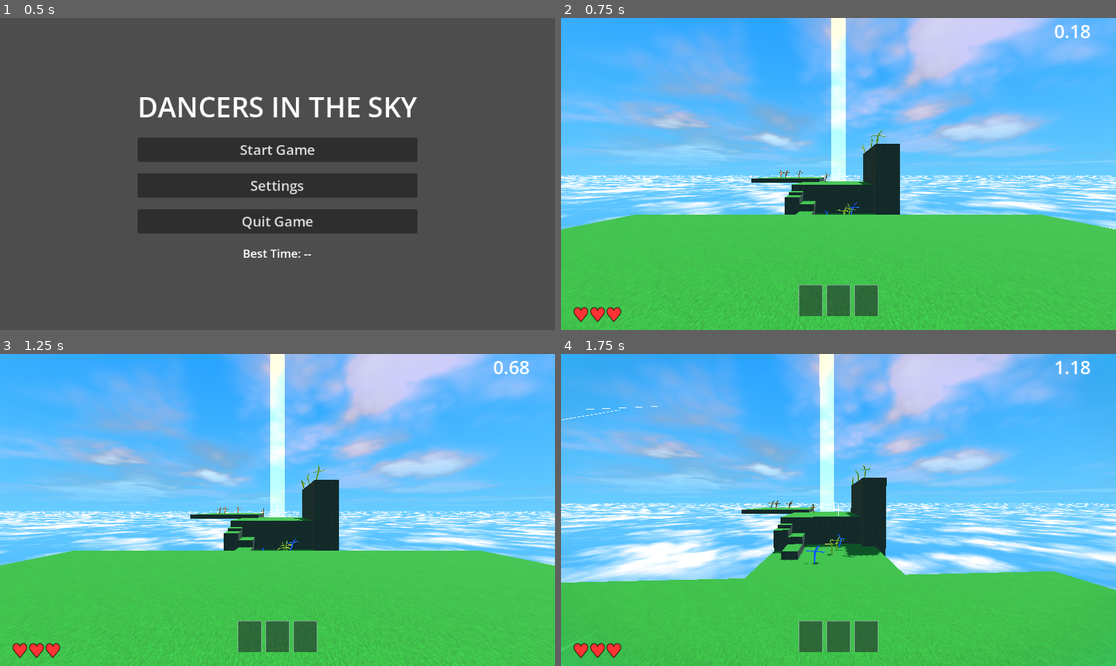
Above: before the commit, frames 1-4 (two rows, left to right).
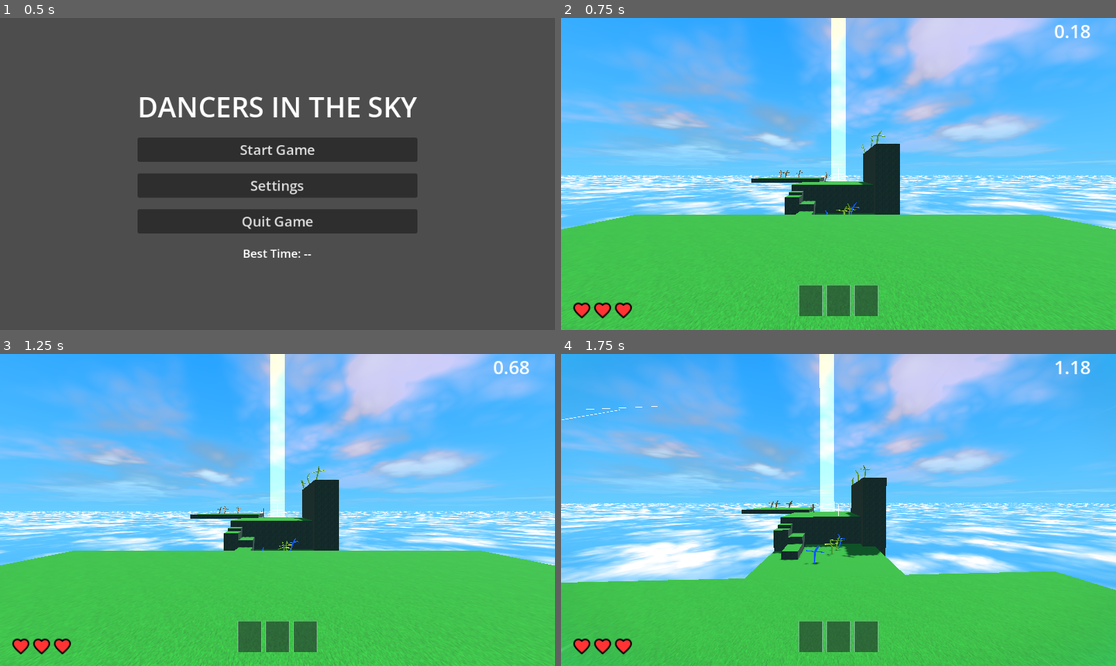
Above: after the commit, the same moments.

Repository: drekunia/tubeland
Game: Godot game, scene res://scenes/system/main_menu.tscn
The game is run twice, just before and just after one commit, with the same random seed, the same clock (stepped at 60 frames per second) and the same inputs. The engine's default icon, where the game draws it, is replaced by a stand-in: a white triangle on a blue panel in a dark square.
Inputs (mouse positions are in pixels of both pictures, inside the frame that each line leads up to):
- Up to frame 1 (0.5 s): no input
- Up to frame 2 (0.75 s): click "Start Game" at 0.5 s
- Up to frame 3 (1.25 s): no input
- Up to frame 4 (1.75 s): move the mouse to (866, 510) at 1.27 s; press the mouse at (866, 510) at 1.28 s; hold W (move_forward) from 1.28 s (still down); tap Space (jump) at 1.52 s

Frame 1 is identical in both runs. In frame 2, 0.4% of the frame differs, in the area x 2-58%, y 36-98%; in frame 3, 0.4%; in frame 4, 0.5%, in the area x 2-98%, y 10-98%.

Commit message:
optimize for web export

Diff:
--- /dev/null
+++ b/assets/textures/heart.svg
@@ -0,0 +1,3 @@
+<svg xmlns="http://www.w3.org/2000/svg" viewBox="0 0 24 24" fill="#ff3333" stroke="#000000" stroke-width="2" stroke-linejoin="round" stroke-linecap="round">
+  <path d="M12 21.35l-1.45-1.32C5.4 15.36 2 12.28 2 8.5 2 5.42 4.42 3 7.5 3c1.74 0 3.41.81 4.5 2.09C13.09 3.81 14.76 3 16.5 3 19.58 3 22 5.42 22 8.5c0 3.78-3.4 6.86-8.55 11.54L12 21.35z"/>
+</svg>
--- a/project.godot
+++ b/project.godot
@@ -69,7 +69,7 @@
 
 [physics]
 
-3d/physics_engine="Jolt Physics"
+3d/physics_engine="DEFAULT"
 
 [rendering]
 
--- a/scripts/ui/health_hud.gd
+++ b/scripts/ui/health_hud.gd
@@ -1,21 +1,27 @@
 extends Control
 
-var _health_label: Label
+var _health_container: HBoxContainer
+var _heart_texture: Texture2D
 
 func _ready() -> void:
-	_health_label = Label.new()
-	_health_label.set_anchors_preset(Control.PRESET_BOTTOM_LEFT)
-	_health_label.position = Vector2(20, -50)
-	_health_label.add_theme_font_size_override("font_size", 32)
-	_health_label.add_theme_color_override("font_color", Color(1, 0.2, 0.2, 1))
-	_health_label.add_theme_color_override("font_outline_color", Color(0, 0, 0, 1))
-	_health_label.add_theme_constant_override("outline_size", 4)
-	add_child(_health_label)
+	_heart_texture = load("res://assets/textures/heart.svg")
+
+	_health_container = HBoxContainer.new()
+	_health_container.set_anchors_preset(Control.PRESET_BOTTOM_LEFT)
+	_health_container.position = Vector2(20, -50)
+	_health_container.add_theme_constant_override("separation", 4)
+	add_child(_health_container)
 
 	GameEvents.player_health_changed.connect(_on_health_changed)
 
 func _on_health_changed(current: int, _max_health: int) -> void:
-	var hearts = ""
+	for child in _health_container.get_children():
+		child.queue_free()
+
 	for i in range(current):
-		hearts += "♥"
-	_health_label.text = hearts
+		var tex = TextureRect.new()
+		tex.texture = _heart_texture
+		tex.custom_minimum_size = Vector2(32, 32)
+		tex.expand_mode = TextureRect.EXPAND_IGNORE_SIZE
+		tex.stretch_mode = TextureRect.STRETCH_KEEP_ASPECT_CENTERED
+		_health_container.add_child(tex)
Not shown, added: assets/textures/heart.svg.import
